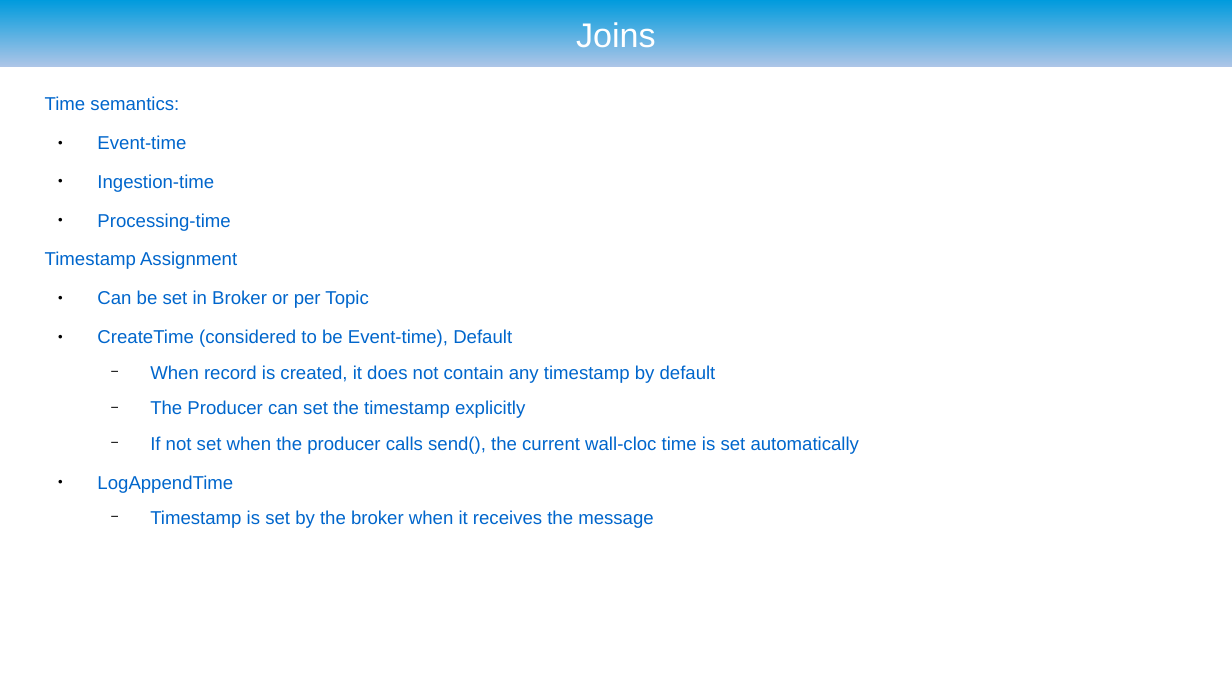
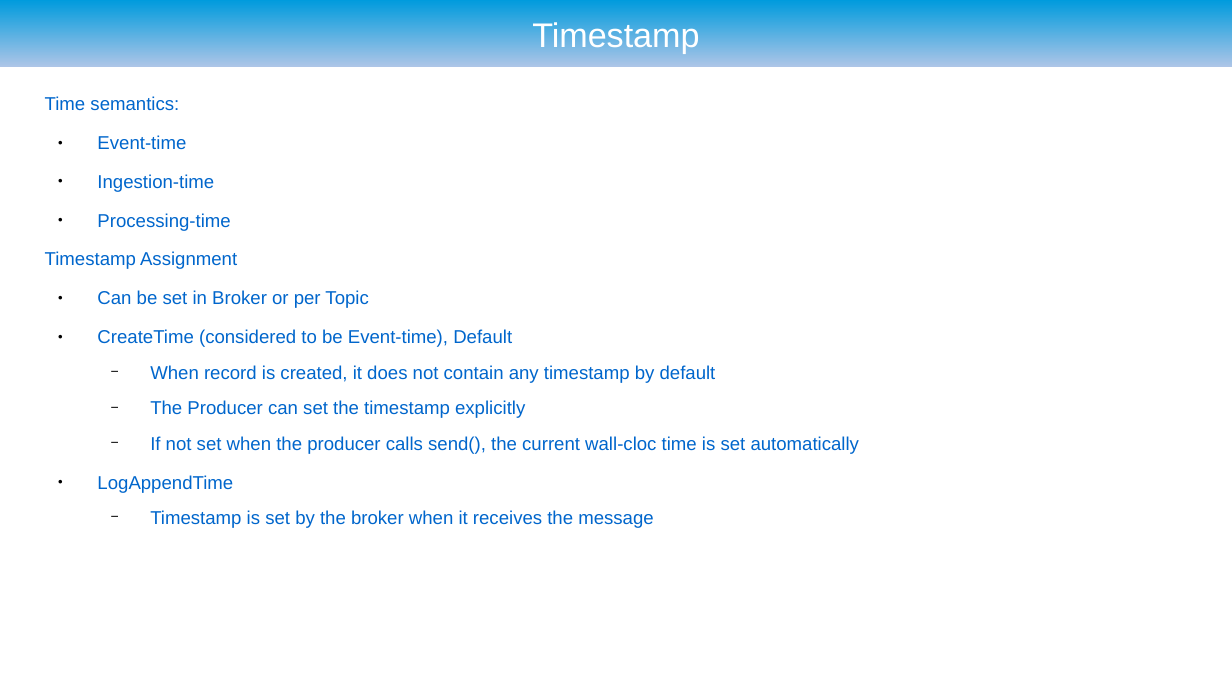
Before and after one commit to ryzlab/kafka-kompetensdag, a slide deck: slide 19 of kafka-demo/presentation.odp (slide 15 before the commit). Drawn at 1232x693 pixels with LibreOffice and Linux fonts; fonts in the diff are those of the drawing; background and template pictures are left out. Boxes give left, top, right and bottom in pixels: in the first picture for what was removed or moved away, otherwise in the second. Text is boxed around its words. In the diff, an @@ line names an element or a change of style, - is before the commit and + after.

```diff
--- a/kafka-demo/presentation.odp
+++ b/kafka-demo/presentation.odp
@@ title at [532, 19, 699, 53]: text changed @@
-Joins
+Timestamp
```
Also in this commit, not shown: 1 other slide changed, 5 slides added.
